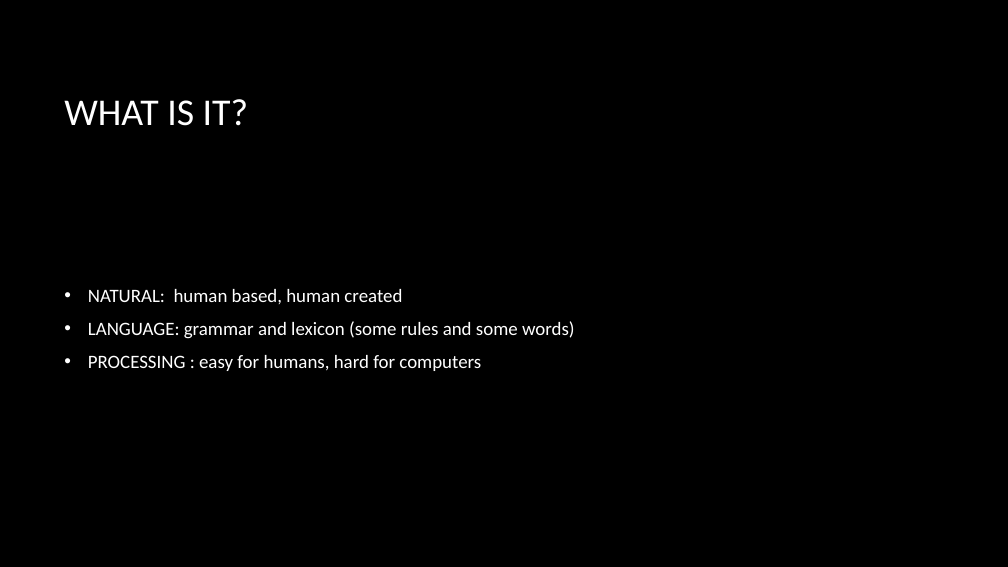
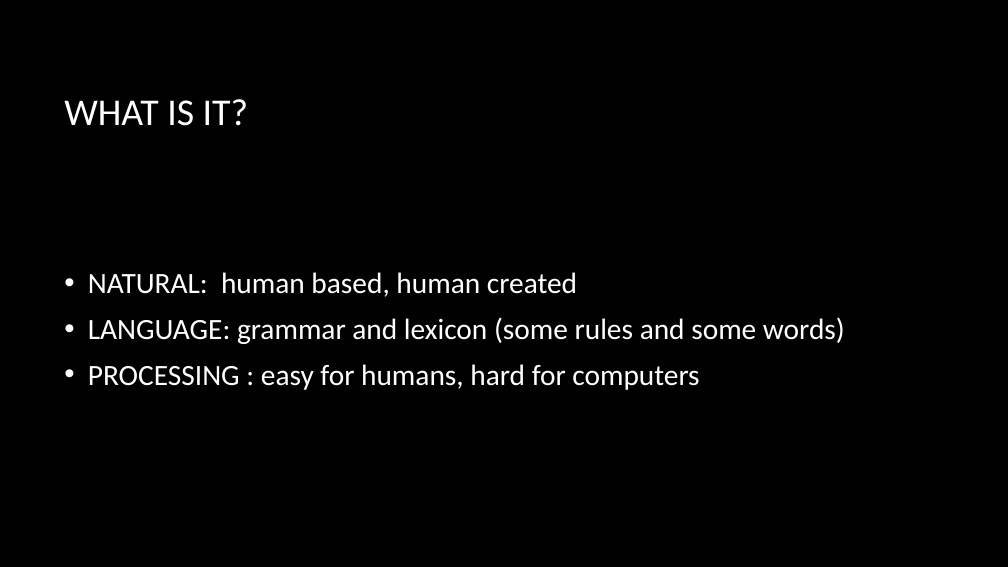
Before and after one commit to vmcasbarro/NLP, a slide deck: slide 4 of NLP presentation.pptx. Drawn at 1008x567 pixels with LibreOffice and Linux fonts; fonts in the diff are those of the drawing; background and template pictures are left out. Boxes give left, top, right and bottom in pixels: in the first picture for what was removed or moved away, otherwise in the second. Text is boxed around its words. In the diff, an @@ line names an element or a change of style, - is before the commit and + after.

Commit message:
formatting changes to ppt

```diff
--- a/NLP presentation.pptx
+++ b/NLP presentation.pptx
@@ text "NATURAL: human based, human created" at [88, 272, 845, 390]: size 18 to 28 pt @@
```
Also in this commit, not shown: 6 other slides changed, 2 slides added, 1 other file.
